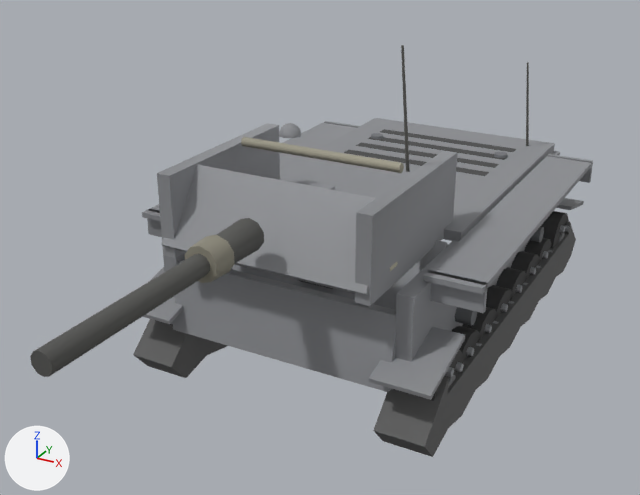
Renders of the glTF model client/assets/models/hummel.glb from each side of a commit.
Before and after are seen from a 50 mm camera at (4.32, -9.58, 5.57) aimed at (-0.04, -1.65, 1.61). The axes (+X, +Y, +Z) are drawn at lower left. The lights are the same throughout. The first picture is the older version. Where no turn or scale is listed for an object, it has been applied to the vertices. Vertices at exactly the same position are counted once.

The first picture shows 'barrel', 'glacis', 'hullSide', 'hullTop', 'lowerPlate', 'mantlet', 'tracks', 'turretRoof', 'turretSide' and 9 more.
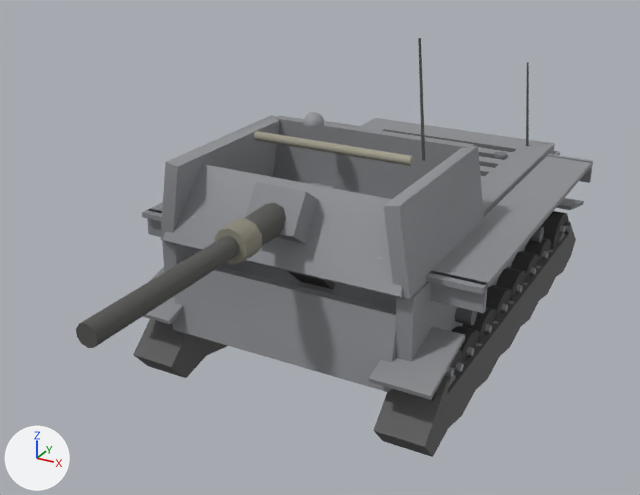
Location of each change, (x1, y1, x2, y2) in pixels of the pictures (640 x 495 px; the box of a moved part takes in the faces that stretch with it):
'turretSide', reshaped (8% wider)
    before: (157, 123, 457, 306)
    after: (161, 115, 484, 298)
'mantlet', reshaped (13% wider)
    before: (161, 165, 376, 295)
    after: (162, 164, 405, 299)
'barrel', moved
    before: (30, 218, 264, 377)
    after: (76, 203, 286, 348)
'turretRoof', reshaped
    before: (241, 45, 410, 173)
    after: (254, 38, 425, 166)
part 1 of me_mesh_22, moved or reshaped
    before: (161, 165, 376, 295)
    after: (162, 164, 405, 299)
part 2 of me_mesh_22, added
    after: (245, 182, 319, 244)
part 3 of me_mesh_23, moved or reshaped
    before: (157, 123, 280, 258)
    after: (161, 115, 280, 244)
part 4 of me_mesh_23, moved or reshaped
    before: (355, 150, 457, 306)
    after: (383, 146, 484, 298)
part 5 of me_mesh_23, added
    after: (273, 115, 474, 199)
part 6 of me_mesh_24, moved or reshaped
    before: (241, 137, 404, 173)
    after: (254, 131, 414, 166)
part 7 of me_mesh_24, moved or reshaped
    before: (278, 123, 301, 138)
    after: (303, 112, 324, 127)
part 8 of me_mesh_24, moved or reshaped
    before: (401, 45, 410, 172)
    after: (418, 38, 425, 161)
'hullTop', unchanged, covered by the edit
    before: (280, 118, 555, 241)
    after: (359, 118, 555, 217)

The change, as a list of edits to the scene's bpy script:
```text
Change me_mesh_22:
    used by ob_mantlet; location = (0.0, 0.0, 0.0)
    remove me_mesh_22.from_pydata(...)  # 8 vertices, 12 faces; spans x -1.18..1.18, y -2.99..-2.31, z 1.79..2.66
    add me_mesh_22.from_pydata(...)  # 16 vertices, 24 faces; spans x -1.4..1.4, y -2.8..-2.08, z 1.74..2.61
    me_mesh_22 part 1: 8 vertices removed from x -1.18..1.18, y -2.99..-2.31, z 1.79..2.66; 8 vertices added at x -1.4..1.4, y -2.71..-2.08, z 1.74..2.56
    me_mesh_22 part 2: 8 vertices added at x -0.29..0.29, y -2.8..-2.22, z 2.02..2.61
Change me_mesh_23:
    used by ob_turretside; location = (0.0, 0.0, 0.0)
    remove me_mesh_23.from_pydata(...)  # 16 vertices, 24 faces; spans x -1.2..1.2, y -2.95..-0.85, z 1.77..2.67
    add me_mesh_23.from_pydata(...)  # 24 vertices, 36 faces; spans x -1.47..1.47, y -2.65..-0.48, z 1.76..2.69
    me_mesh_23 part 3: the loose piece of 8 vertices spanning x -1.2..-1.04, y -2.95..-0.85, z 1.77..2.67 is turned 9.2 degrees about the y axis through its middle, then moved by (-0.2, 0.3, 0.0)
    me_mesh_23 part 4: the loose piece of 8 vertices spanning x 1.04..1.2, y -2.95..-0.85, z 1.77..2.67 is turned -9.2 degrees about the y axis through its middle, then moved by (0.2, 0.3, 0.0)
    me_mesh_23 part 5
    8 vertices are added at x -1.4..1.4, y -0.62..-0.48, z 1.77..2.67
    12 new faces join them
Change me_mesh_24:
    used by ob_turretroof; location = (0.0, 0.0, 0.0)
    remove me_mesh_24.from_pydata(...)  # 71 vertices, 124 faces; spans x -0.94..0.95, y -1.8..-1.37, z 2.63..3.92
    add me_mesh_24.from_pydata(...)  # 71 vertices, 124 faces; spans x -0.94..0.95, y -1.55..-0.84, z 2.63..3.92
    me_mesh_24 part 6: the loose piece of 18 vertices spanning x -0.94..0.94, y -1.8..-1.7, z 2.67..2.78 is moved by (0.0, 0.25, 0.0)
    me_mesh_24 part 7: the loose piece of 41 vertices spanning x -0.63..-0.37, y -1.63..-1.37, z 2.8..2.92 is moved by (0.0, 0.53, 0.0)
    me_mesh_24 part 8: the loose piece of 12 vertices spanning x 0.85..0.95, y -1.67..-1.53, z 2.63..3.92 is moved by (0.0, 0.42, 0.0)
Change ob_barrel:
    ob_barrel.location: (0.0, -3.15, 2.32) -> (0.0, -2.69, 2.32)
```
